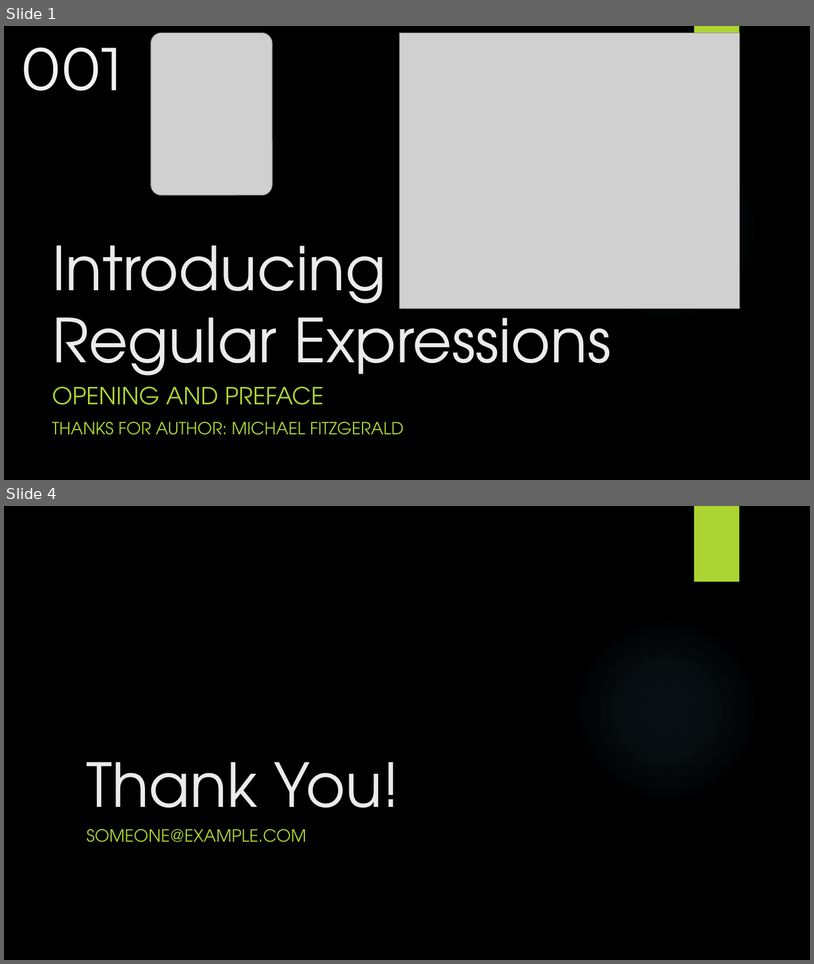
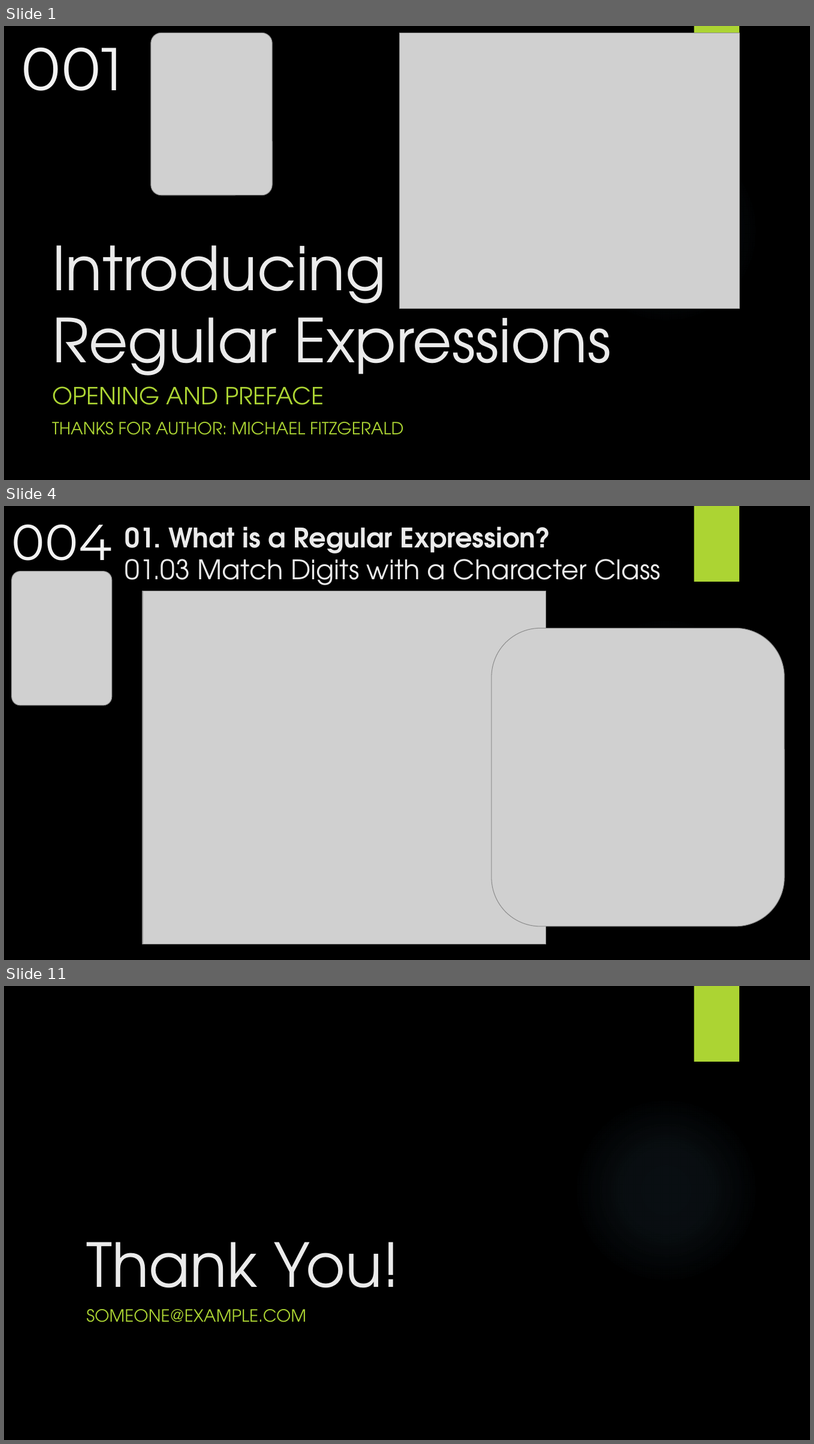
Before and after one commit to yasenstar/re, a slide deck: Introducing_RE/Introducing_RE.pptx. Shown one above the other, each under a label of ours: slides 1 and 4 before the commit, slides 1, 4 and 11 after it; the slides between them are not shown. The pictures are 814x964 and 814x1444 pixels, drawn with LibreOffice and Linux fonts; fonts in the diff are those of the drawing; grey boxes stand for pictures; background and template pictures are left out. Boxes give left, top, right and bottom in pixels: in the first picture for what was removed or moved away, otherwise in the second. Text is boxed around its words. In the diff, an @@ line names an element or a change of style, - is before the commit and + after.

```diff
--- a/Introducing_RE/Introducing_RE.pptx
+++ b/Introducing_RE/Introducing_RE.pptx
@@ slide 4 added at (4, 506, 810, 960), background picture (left out); not listed: 1 template element that a slide beside it also shows @@
@@ rectangle added at (694, 506, 740, 582), fill #ACD433 @@
@@ text added at (12, 524, 112, 572), 60 pt, text #F2F2F2 @@
+004
@@ title added at (125, 526, 661, 592), 32 pt, text #EBEBEB @@
+01. What is a Regular Expression?
+01.03 Match Digits with a Character Class
@@ picture added at (12, 571, 112, 706) @@
@@ picture added at (143, 591, 546, 944) @@
@@ picture added at (492, 628, 785, 927) @@
@@ what was slide 4 is now slide 11 @@
```
Also in this commit, not shown: 2 slides changed, 6 other slides added, 2 other files.
